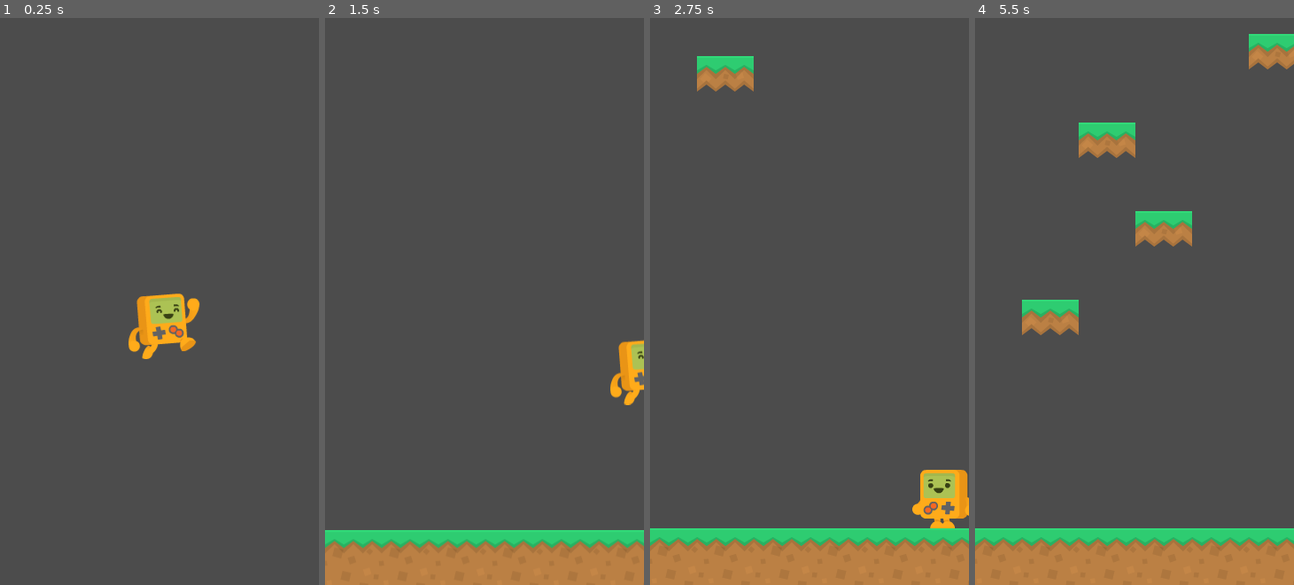
Above: before the commit, frames 1-4 (left to right).
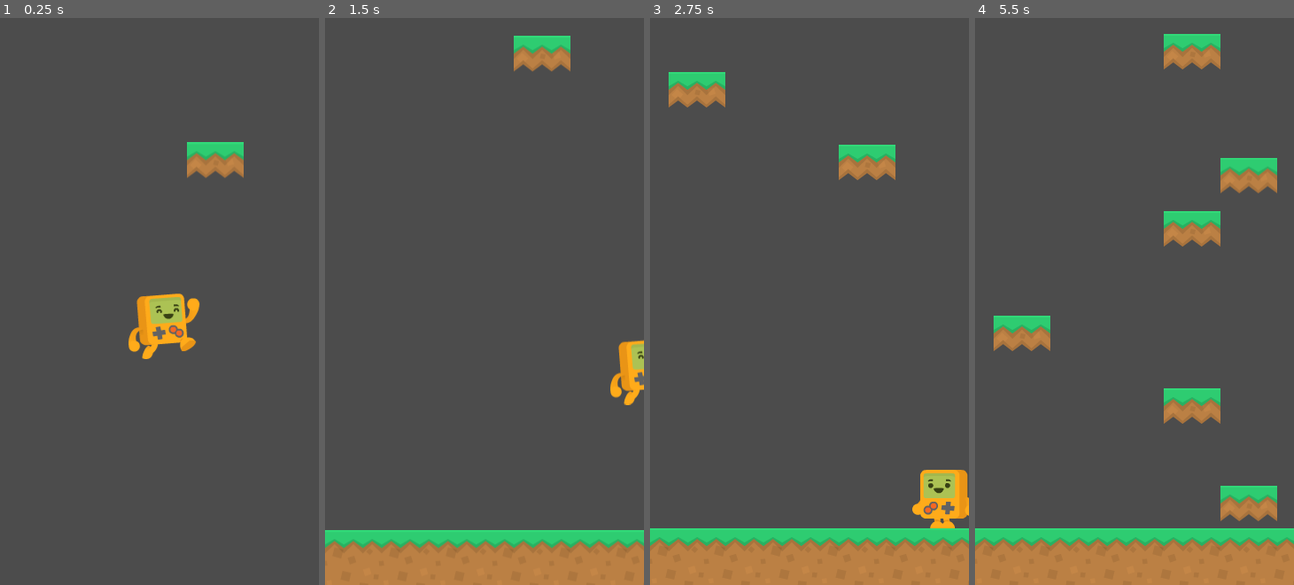
Above: after the commit, the same moments.

Repository: periclesgdc/adventure-joy
Game: Godot game, scene res://scenes/Main.tscn
The game is run twice, just before and just after one commit, with the same random seed, the same clock (stepped at 60 frames per second) and the same inputs.
Inputs:
- Up to frame 1 (0.25 s): no input
- Up to frame 2 (1.5 s): hold Right (right) from 0.53 s (still down); tap Space (jump) at 0.6, 0.77, 1.07, 1.35 s
- Up to frame 3 (2.75 s): tap Space (jump) at 1.52, 1.82, 2.1 s; release Right (right) at 2.03 s; hold Left (left) from 2.03 s (still down)
- Up to frame 4 (5.5 s): release Left (left) at 2.78 s; hold Right (right) 2.78-4.28 s; tap Space (jump) at 2.85, 3.02, 3.32, 3.6, 3.77, 4.07, 4.35, 4.52, 4.82, 5.1 s; hold Left (left) 4.28-5.03 s; hold Right (right) from 5.03 s (still down)

The runs differ from the first frame. In frame 1, 1.0% of the frame differs, in the area x 58-77%, y 21-29%; in frame 2, 1.0%; in frame 3, 2.7%; in frame 4, 8.7%, in the area x 5-100%, y 2-89%.

Commit message:
Instanciamento das plataformas

Diff:
--- a/scenes/Main.tscn
+++ b/scenes/Main.tscn
@@ -6,18 +6,20 @@
 
 [node name="Main" type="Node"]
 script = ExtResource( 3 )
-min_distance = 300
+min_platform_speed = 100
 
 [node name="TileMap" parent="." instance=ExtResource( 2 )]
 tile_data = PoolIntArray( 655359, 1, 0, 589824, 1, 0, 589825, 1, 0, 589826, 1, 0, 589827, 1, 0, 589828, 1, 0, 589829, 1, 0, 589830, 1, 0 )
 
 [node name="PlatformSpawner" type="Timer" parent="."]
 wait_time = 2.0
+autostart = true
 
 [node name="Platforms" type="Node" parent="."]
 
 [node name="Player" parent="." instance=ExtResource( 1 )]
 position = Vector2( 187, 63 )
+z_index = 1
 collision/safe_margin = 0.01
 GRAVITY = 800
 JUMP_SPEED = 500
@@ -30,3 +32,4 @@
 limit_smoothed = true
 smoothing_enabled = true
 [connection signal="timeout" from="PlatformSpawner" to="." method="_on_PlatformSpawner_timeout"]
+[connection signal="jumping" from="Player" to="." method="_on_Player_jumping"]
--- a/scripts/Main.gd
+++ b/scripts/Main.gd
@@ -1,39 +1,50 @@
 extends Node
 
 
-export var min_distance: int
+export var min_platform_speed: int
 
 const platform01 = preload("res://scenes/Platform01.tscn")
+const min_distance = 600
 
 onready var spawn_line = Position2D.new()
 
 var platform_width = 0
 
 func _ready():
+	var new_platform = platform01.instance()
+	platform_width = new_platform.get_node("Sprite").texture.get_width()
+
+	add_child(spawn_line)
+	init_platforms()
+
+func init_platforms():
+	for y in range(0, 10):
+		var new_platform = create_platform(Vector2(0, -200 * y - 100))
+		add_child(new_platform)
+
+func _process(delta):
+	spawn_line.position.y = $Player.position.y - min_distance
+
+func spawn_platform():
+	var new_platform = create_platform(spawn_line.position)
+
+	add_child_below_node($Platforms, new_platform)
+
+func create_platform(plat_position: Vector2):
+	var new_platform = platform01.instance()
+	plat_position.x = platform_width * int(rand_range(0, 5)) + 53
+
+	rand_seed(plat_position.x)
+
+	new_platform.position = plat_position
+	new_platform.fall_speed = min_platform_speed
+
+	return new_platform
+
+func _on_Player_jumping():
+	$PlatformSpawner.stop()
+	spawn_platform()
 	$PlatformSpawner.start()
 
-	var new_platform = platform01.instance()
-	platform_width = new_platform.get_node("Sprite").texture.get_width()
-	new_platform.queue_free()
-
-	add_child(spawn_line)
-
 func _on_PlatformSpawner_timeout():
-	var current_y = spawn_line.position.y - min_distance
-
 	spawn_platform()
-
-	while spawn_line.position.y > current_y:
-		spawn_line.position.y -= 100
-		spawn_platform()
-
-func spawn_platform():
-	rand_seed(get_process_delta_time())
-
-	var new_platform = platform01.instance()
-	var pos_x = platform_width * (randi() % 6) + 21
-
-	new_platform.position = Vector2(pos_x, spawn_line.position.y)
-	new_platform.fall_speed = 100
-
-	add_child_below_node($Platforms, new_platform)
--- a/scripts/Player.gd
+++ b/scripts/Player.gd
@@ -9,6 +9,7 @@
 var velocity = Vector2.ZERO
 var direction = Vector2.ZERO
 
+signal jumping
 
 func get_inputs():
 	if Input.is_action_pressed("right"):
@@ -24,6 +25,7 @@
 
 	if is_on_floor() and Input.is_action_just_pressed("jump"):
 		velocity.y = -JUMP_SPEED
+		emit_signal("jumping")
 
 func swap_anim():
 	if not(is_on_floor()):
Not shown, added: export_presets.cfg
Not shown, added: dist/AdventureJoy.pck
Not shown, added: dist/AdventureJoy.x86_64
